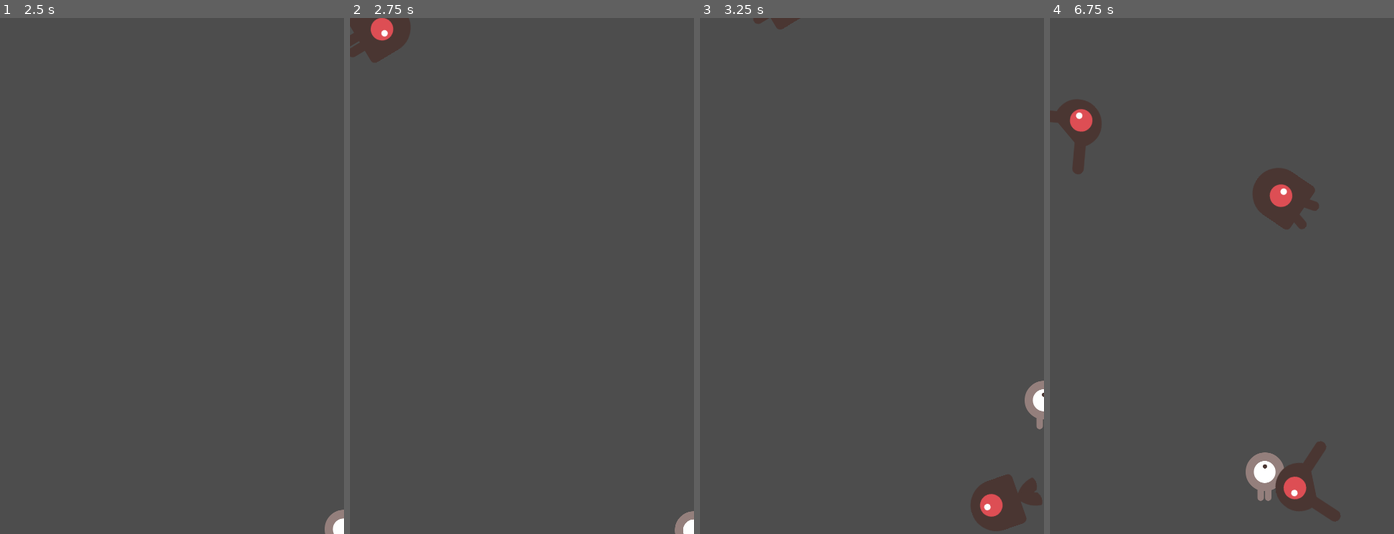
Above: before the commit, frames 1-4 (left to right).
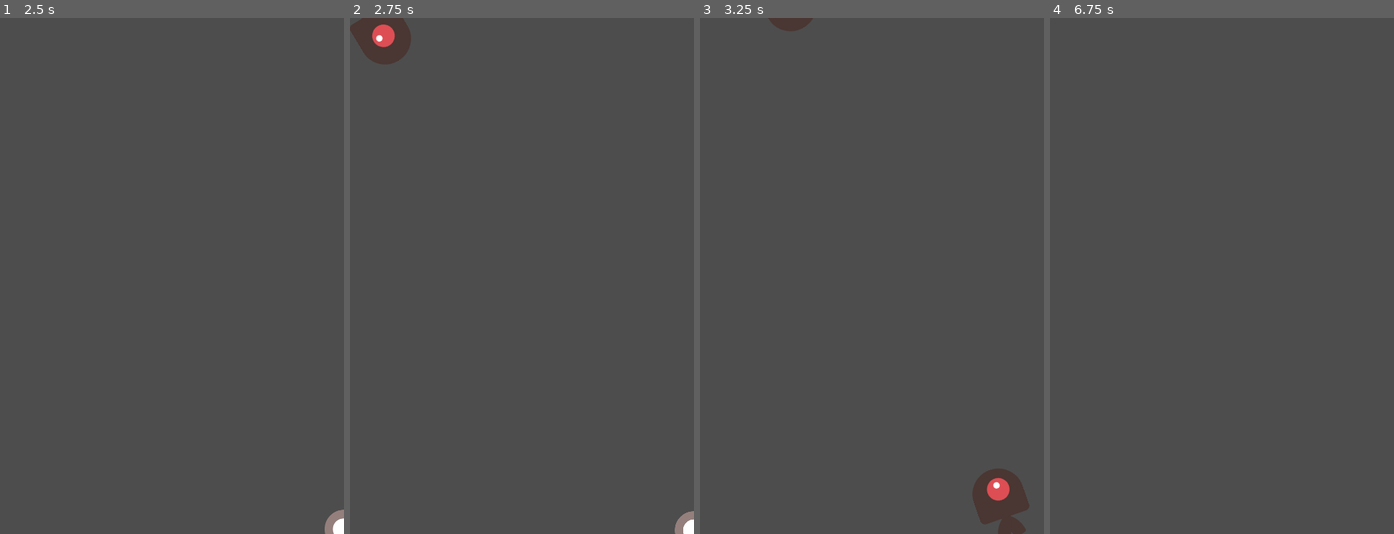
Above: after the commit, the same moments.

Repository: mordrax/tankies
Game: Godot game, scene res://main.tscn
Same seed, same stepped clock (60 frames per second), same inputs: the game is played once before the commit and once after it.
Inputs:
- Up to frame 1 (2.5 s): tap Enter at 0.5 s; hold Right (move_right) 0.53-1.28 s; hold Down (move_down) 1.28-2.03 s; hold Right (move_right) from 2.03 s (still down)
- Up to frame 2 (2.75 s): keep holding Right (move_right)
- Up to frame 3 (3.25 s): release Right (move_right) at 2.78 s; hold Up (move_up) from 2.78 s (still down)
- Up to frame 4 (6.75 s): release Up (move_up) at 3.53 s; hold Left (move_left) 3.53-5.03 s; hold Down (move_down) 5.03-5.78 s; hold Right (move_right) 5.78-6.53 s; hold Up (move_up) from 6.53 s (still down)

Frame 1 is identical in both runs. In frame 2, 0.5% of the frame differs, in the area x 0-18%, y 0-9%; in frame 3, 1.6%; in frame 4, 4.4%, in the area x 0-85%, y 15-98%.

Commit message:
collision for mob

Diff:
--- a/mob.tscn
+++ b/mob.tscn
@@ -44,13 +44,23 @@
 "speed": 3.0
 }]
 
+[sub_resource type="CapsuleShape2D" id="CapsuleShape2D_v0xfs"]
+radius = 37.0
+height = 96.0
+
 [node name="Mob" type="RigidBody2D"]
 collision_mask = 0
 gravity_scale = 2.66454e-15
 script = ExtResource("1_5avrs")
 
 [node name="AnimatedSprite2D" type="AnimatedSprite2D" parent="."]
+position = Vector2(6, 0)
+rotation = 1.5708
 scale = Vector2(0.75, 0.75)
 sprite_frames = SubResource("SpriteFrames_nvclr")
 animation = &"walk"
 frame_progress = 0.182624
+
+[node name="CollisionShape2D2" type="CollisionShape2D" parent="."]
+position = Vector2(6, 0)
+shape = SubResource("CapsuleShape2D_v0xfs")
Not shown: 1 places in mob.tscn that only renumber resources
